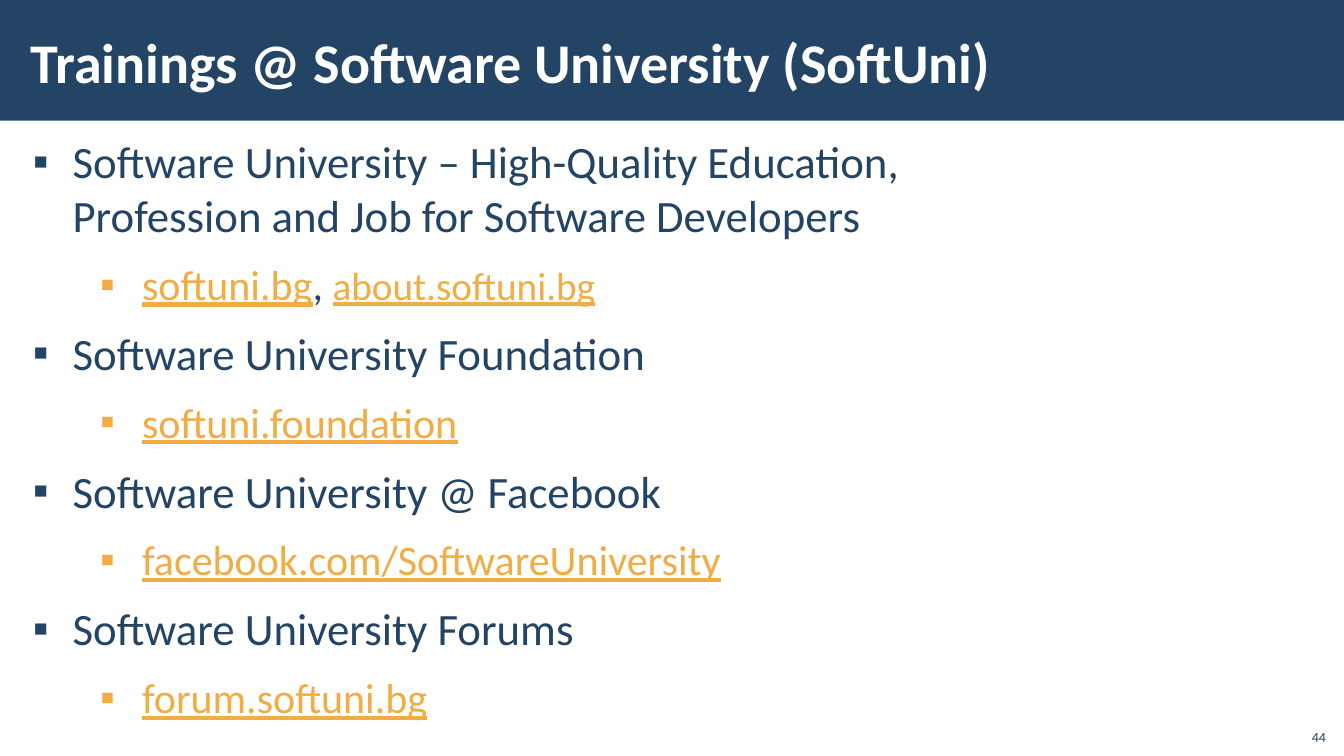
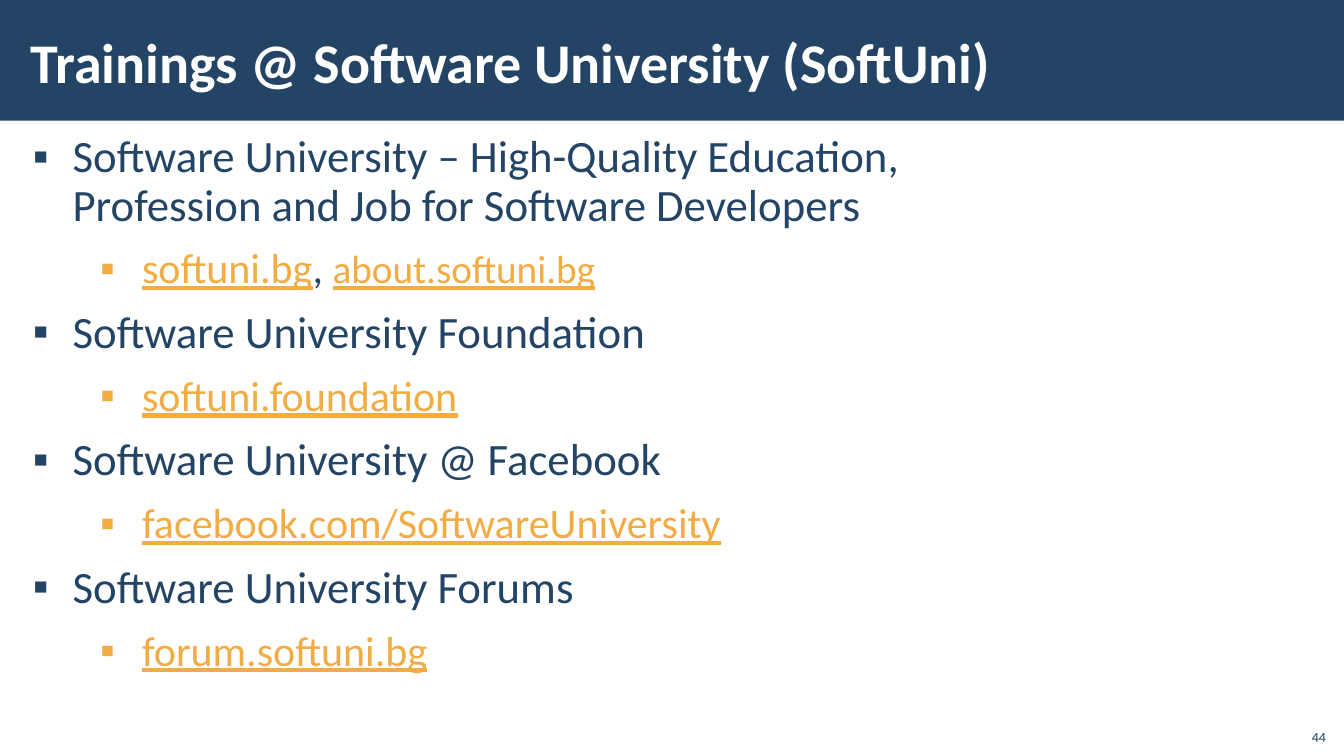
Before and after one commit to aSipz/SoftUni, a slide deck: slide 44 of 07_ReactJS/Presentations/02. React-Components - Basic Idea.pptx. Drawn at 1344x756 pixels with LibreOffice and Linux fonts; fonts in the diff are those of the drawing; background and template pictures are left out. Boxes give left, top, right and bottom in pixels: in the first picture for what was removed or moved away, otherwise in the second. Text is boxed around its words. In the diff, an @@ line names an element or a change of style, - is before the commit and + after.

```diff
--- a/07_ReactJS/Presentations/02. React-Components - Basic Idea.pptx
+++ b/07_ReactJS/Presentations/02. React-Components - Basic Idea.pptx
@@ text "Software University – High-Quality Education, ..." at <box>73,141,898,673</box>: line spacing 1 to 0.9 @@
```
Also in this commit, not shown: 3 other slides changed, 4 other files.
